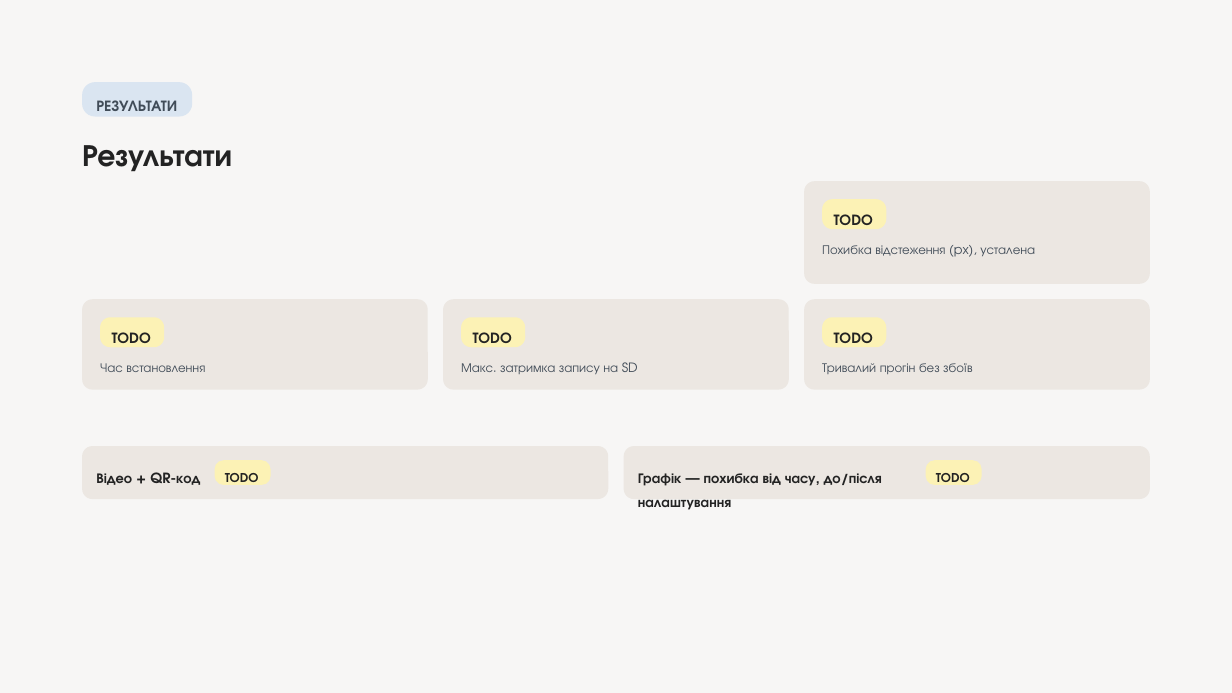
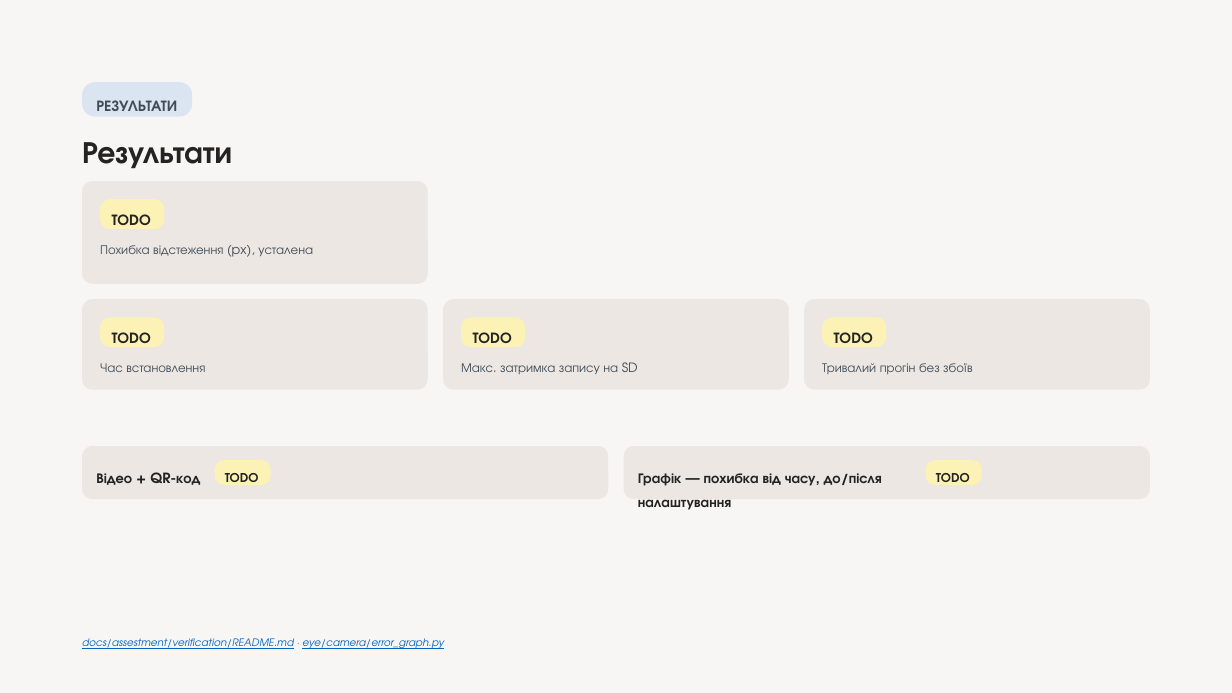
Before and after one commit to melnikvitaly/workshops, a slide deck: slide 12 of workshop-7-final_project/docs/assestment/presentation/Laser Gimbal with Camera Tracking on ESP32-S3.pptx. Drawn at 1232x693 pixels with LibreOffice and Linux fonts; fonts in the diff are those of the drawing. Boxes give left, top, right and bottom in pixels: in the first picture for what was removed or moved away, otherwise in the second. Text is boxed around its words. In the diff, an @@ line names an element or a change of style, - is before the commit and + after.

```diff
--- a/workshop-7-final_project/docs/assestment/presentation/Laser Gimbal with Camera Tracking on ESP32-S3.pptx
+++ b/workshop-7-final_project/docs/assestment/presentation/Laser Gimbal with Camera Tracking on ESP32-S3.pptx
@@ rounded rectangle: place and size @@
-rounded rectangle at bbox=[804, 181, 1150, 284]
+rounded rectangle at bbox=[82, 181, 428, 284]
@@ rounded rectangle: place and size @@
-rounded rectangle at bbox=[823, 200, 886, 229]
+rounded rectangle at bbox=[100, 200, 164, 229]
@@ text "TODO": place and size @@
-text "TODO" at bbox=[834, 214, 873, 231]
+text "TODO" at bbox=[112, 214, 151, 231]
@@ text "Похибка відстеження (px), усталена": place and size @@
-text "Похибка відстеження (px), усталена" at bbox=[822, 245, 1035, 257]
+text "Похибка відстеження (px), усталена" at bbox=[100, 245, 313, 257]
@@ text added at bbox=[82, 638, 444, 649], 8 pt, text #0563C1, italic, underline @@
+docs/assestment/verification/README.md · eye/camera/error_graph.py
```
Also in this commit, not shown: 12 other slides changed, 22 other files.
